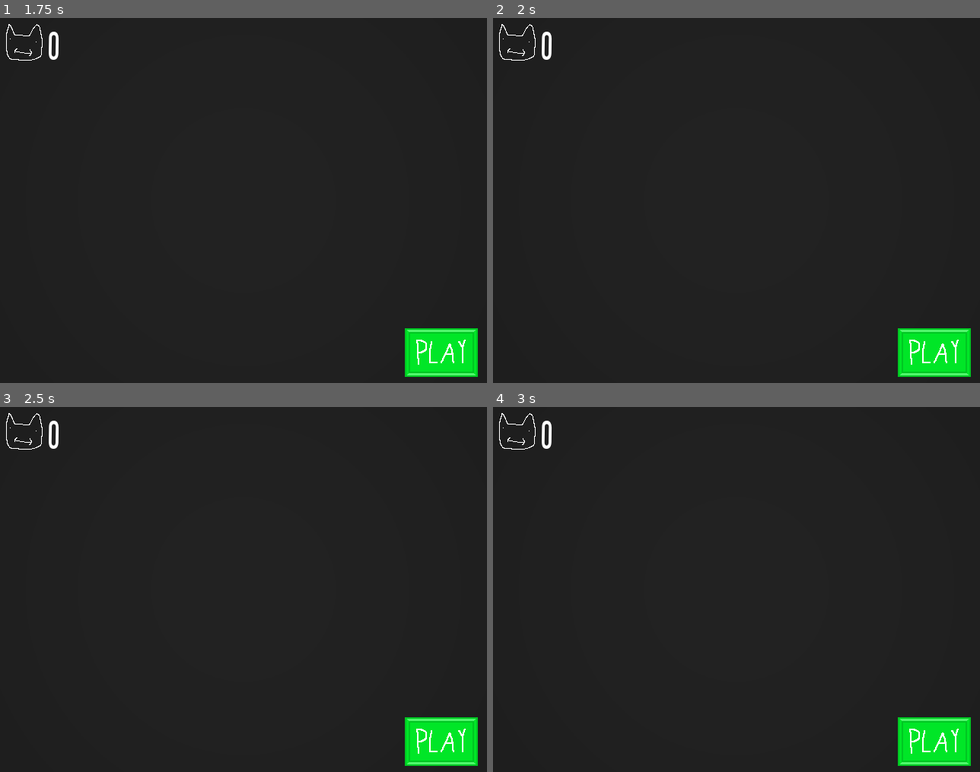
Above: before the commit, frames 1-4 (two rows, left to right).
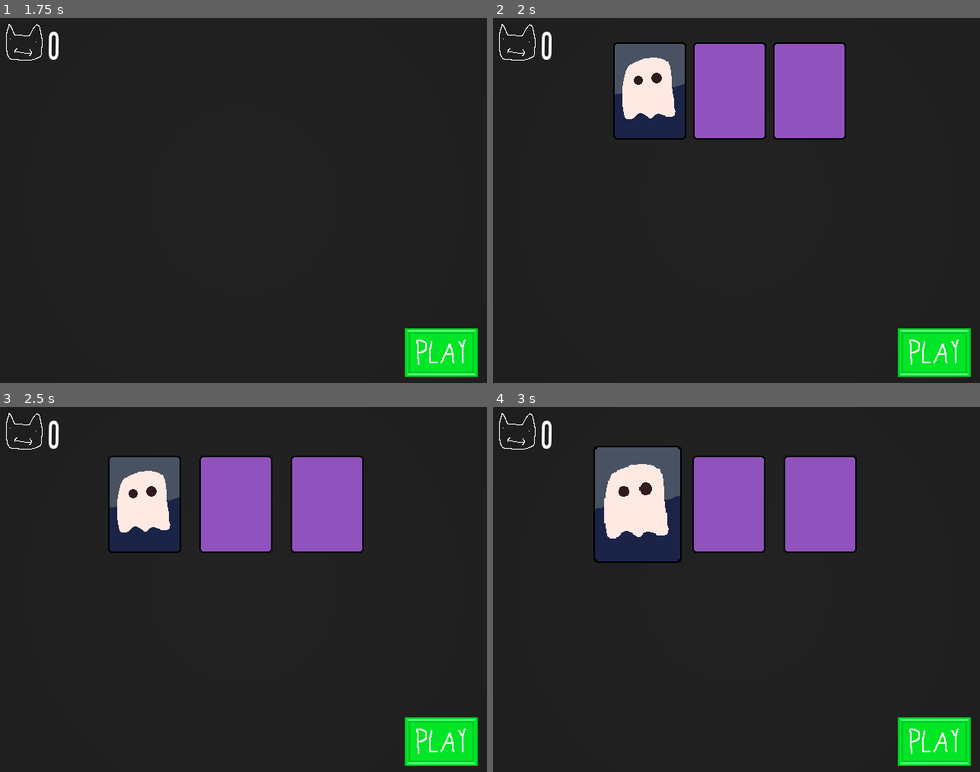
Above: after the commit, the same moments.

Repository: willslyman/kat-kards
Game: Godot game, scene res://scenes/main.tscn
The game is run twice, just before and just after one commit, with the same random seed, the same clock (stepped at 60 frames per second) and the same inputs.
Inputs (mouse positions are in pixels of both pictures, inside the frame that each line leads up to):
- Up to frame 1 (1.75 s): click (443, 353) at 0.5 s; click (443, 353) at 1.25 s
- Up to frame 2 (2 s): no input
- Up to frame 3 (2.5 s): click (443, 742) at 2 s
- Up to frame 4 (3 s): tap Enter (ui_accept) at 2.75 s; move the mouse to (843, 571) at 2.77 s; press the mouse at (843, 571) at 2.78 s

Frame 1 is identical in both runs. In frame 2, 12% of the frame differs, in the area x 24-73%, y 6-34%; in frame 3, 12%; in frame 4, 14%, in the area x 20-75%, y 10-43%.

Commit message:
ui stuff + opp cards

Diff:
--- a/scenes/card_base.tscn
+++ b/scenes/card_base.tscn
@@ -31,6 +31,18 @@
 "transitions": PackedFloat32Array(1),
 "update": 0,
 "values": [Vector2(1, 1)]
+}
+tracks/2/type = "value"
+tracks/2/imported = false
+tracks/2/enabled = true
+tracks/2/path = NodePath("Sprite2D:rotation")
+tracks/2/interp = 1
+tracks/2/loop_wrap = true
+tracks/2/keys = {
+"times": PackedFloat32Array(0),
+"transitions": PackedFloat32Array(1),
+"update": 0,
+"values": [0.0]
 }
 
 [sub_resource type="Animation" id="Animation_kg30u"]
@@ -67,7 +79,7 @@
 
 [sub_resource type="Animation" id="Animation_5oewf"]
 resource_name = "use"
-length = 0.4
+length = 0.2
 tracks/0/type = "value"
 tracks/0/imported = false
 tracks/0/enabled = true
@@ -81,9 +93,26 @@
 "values": [Vector2(1, 1), Vector2(1.2, 1.2), Vector2(1, 1)]
 }
 
+[sub_resource type="Animation" id="Animation_wpe30"]
+resource_name = "block_select"
+length = 0.2
+tracks/0/type = "value"
+tracks/0/imported = false
+tracks/0/enabled = true
+tracks/0/path = NodePath("Sprite2D:rotation")
+tracks/0/interp = 1
+tracks/0/loop_wrap = true
+tracks/0/keys = {
+"times": PackedFloat32Array(0, 0.05, 0.1, 0.15, 0.2),
+"transitions": PackedFloat32Array(1, 1, 1, 1, 1),
+"update": 0,
+"values": [0.0, 0.08726646, 0.0, -0.08726646259971647, 0.0]
+}
+
 [sub_resource type="AnimationLibrary" id="AnimationLibrary_kg30u"]
 _data = {
 &"RESET": SubResource("Animation_ktuci"),
+&"block_select": SubResource("Animation_wpe30"),
 &"deselect": SubResource("Animation_kg30u"),
 &"select": SubResource("Animation_6u4wf"),
 &"use": SubResource("Animation_5oewf")
--- a/scripts/arena.gd
+++ b/scripts/arena.gd
@@ -12,6 +12,13 @@
 
 var playing_hand : bool = false
 
+## Visual consts
+const hand_card_gap : int = 100
+const play_card_gap : int = 120
+
+## Game Stats
+var card_play_size : int = 3
+
 ## Player Stats
 var player_score : int = 0
 var player_hand_size : int = 5
@@ -19,7 +26,11 @@
 @onready var player_card_holder: Node2D = $MyCards
 @onready var player_label: RichTextLabel = $UI/PlayerLabel
 
-var opponent_score : int = 0
+var current_cards_selected : int = 0
+
+## Opp Stats
+var opp_score : int = 0
+
 
 func _ready() -> void:
 	main = get_parent()
@@ -47,7 +58,7 @@
 	for i in player_hand_size:
 		var card_name = CardList.card_list.keys().pick_random()
 		var c : Card = CardList.card_list[card_name].instantiate()
-		var card_pos : Vector2 = Vector2((100 * i) - (100 * (player_hand_size / 2.0)) + 50, 128)
+		var card_pos : Vector2 = Vector2((hand_card_gap * i) - (hand_card_gap * (player_hand_size / 2.0)) + 50, 128)
 		player_card_holder.add_child(c)
 		c.position = card_pos
 		c.setup(self, true)
@@ -82,36 +93,62 @@
 	selected_cards.reverse()
 	for i in selected_cards.size():
 		var card : Card = selected_cards[i]
-		var card_pos : Vector2 = Vector2((100 * i) - (100 * (selected_cards.size() / 2.0)) + 50, 0) + CENTER + Vector2(0,64)
+		var card_pos : Vector2 = Vector2((play_card_gap * i) - (play_card_gap * (selected_cards.size() / 2.0)) + 50, 0) + CENTER + Vector2(0,64)
 
 		card.deselect_anim()
 
 		var tween : Tween = create_tween().set_ease(Tween.EASE_OUT).set_trans(Tween.TRANS_CUBIC)
 		tween.tween_property(card, "position", card_pos, 0.5)
 
+	## Get opponent cards
+	var opp_selected_cards : Array[Card] = []
+	for i in card_play_size:
+		var card_name = CardList.card_list.keys().pick_random()
+		var c : Card = CardList.card_list[card_name].instantiate()
+		add_child(c)
+		c.position = Vector2(320,-128)
+		c.setup(self, false)
+		opp_selected_cards.append(c)
+
 	await get_tree().create_timer(1.2, false).timeout
 
+	## Show opponent cards
+	for i in range(opp_selected_cards.size()):
+		var card : Card = opp_selected_cards[i]
+		var card_pos : Vector2 = Vector2(320 + (play_card_gap * i) - (play_card_gap * (card_play_size / 2.0)) + 50, 128)
+		#card.position = card_pos
+		var tween : Tween = create_tween().set_ease(Tween.EASE_OUT).set_trans(Tween.TRANS_CUBIC)
+		tween.tween_property(card, "position", card_pos, 0.5)
+
+	await get_tree().create_timer(1.0, false).timeout
+
 	## Score cards
-	for card_type in CardList.card_list:
-		for i in selected_cards.size():
+
+	for i in selected_cards.size():
+		for card_type in CardList.card_list:
 			if selected_cards[i].card_name == card_type:
 				var card : Card = selected_cards[i]
-				card.use()
-				card.score()
-				await get_tree().create_timer(0.2, false).timeout
-	#for i in selected_cards.size():
-	#	var card : Card = selected_cards[i]
-	#	card.score()
-	#	await get_tree().create_timer(0.2, false).timeout
+				await do_card(card)
+
+	for i in opp_selected_cards.size():
+		for card_type in CardList.card_list:
+			if opp_selected_cards[i].card_name == card_type:
+				var card : Card = opp_selected_cards[i]
+				await do_card(card)
+
+func do_card(card : Card) -> void:
+	await card.use()
+	card.un_use()
+	await get_tree().create_timer(0.4, false).timeout
 
 func add_points(is_player : bool, amount : int) -> void:
 	if is_player:
 		player_score += amount
 	else:
-		opponent_score += amount
+		opp_score += amount
 
 func add_mult(is_player : bool, mlt : int) -> void:
 	if is_player:
 		player_score *= mlt
 	else:
-		opponent_score *= mlt
+		opp_score *= mlt
--- a/scripts/card.gd
+++ b/scripts/card.gd
@@ -19,9 +19,15 @@
 func select() -> void:
 	if playing: return
 
+	if !selected and arena.current_cards_selected == arena.card_play_size:
+		base.block_select()
+		return
+
 	if !selected:
+		arena.current_cards_selected += 1
 		base.select()
 	else:
+		arena.current_cards_selected -= 1
 		base.deselect()
 	selected = !selected
 
@@ -30,6 +36,11 @@
 
 func use() -> void:
 	base.use()
+	await base.animation_player.animation_finished
+	await score()
+
+func un_use() -> void:
+	base.un_use()
 
 func score() -> void:
 	push_error("No score function!")
--- a/scripts/card_base.gd
+++ b/scripts/card_base.gd
@@ -1,5 +1,7 @@
 extends CollisionShape2D
 class_name CardBase
+
+@onready var animation_player: AnimationPlayer = $AnimationPlayer
 
 func select() -> void:
 	$AnimationPlayer.play("select")
@@ -7,8 +9,14 @@
 func deselect() -> void:
 	$AnimationPlayer.play("deselect")
 
+func block_select() -> void:
+	$AnimationPlayer.play("block_select")
+
 func use() -> void:
 	$AnimationPlayer.play("use")
 
+func un_use() -> void:
+	$AnimationPlayer.play_backwards("use")
+
 func set_texture(texture : Texture2D) -> void:
 	$Sprite2D.texture = texture
Not shown: 1 places in scenes/card_base.tscn that only renumber resources
